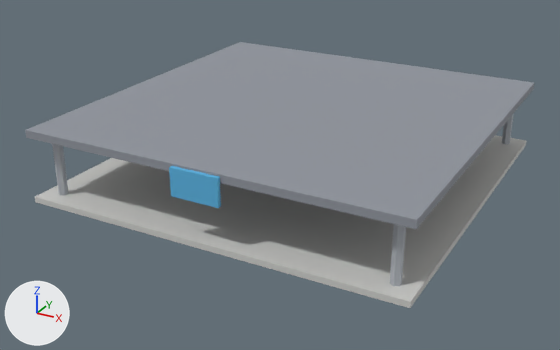
Renders of the glTF model client/public/models/bus_station.glb from each side of a commit.
Both versions are drawn from a 50 mm camera at (18.0, -35.2, 17.1) aimed at (-0.6, -1.3, 0.2). Lighting does not change. The marker at lower left points along +X, +Y and +Z. The older version comes first. Where no turn or scale is listed for an object, it has been applied to the vertices. Vertices at exactly the same position are counted once.
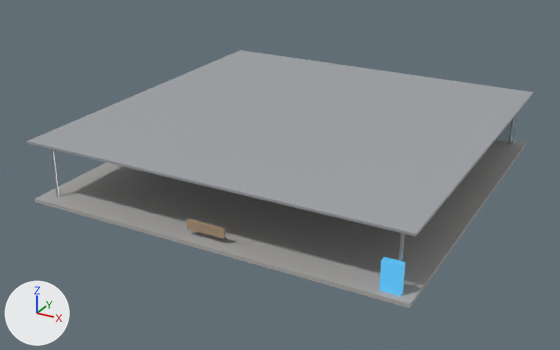
Location of each change, [x1, y1, x2, y2] in pixels of the pictures (560 x 350 px):
'Cube.001', recoloured, moved, rescaled: before [25, 42, 534, 229]; after [27, 50, 533, 236]
'Cube', recoloured, moved, rescaled: before [35, 135, 527, 308]; after [35, 140, 526, 308]
'Cube.002', recoloured, moved, rescaled: before [169, 166, 221, 208]; after [496, 113, 518, 143]
'Cube.004', added (blue): after [379, 257, 405, 296]
'Cylinder', surface changed, reshaped, moved: before [52, 144, 68, 195]; after [51, 118, 514, 261]
'Cylinder.002', deleted: before [390, 224, 406, 286]
'Cube.003', added (beige): after [187, 218, 226, 239]
'Cylinder.003', deleted: before [502, 113, 514, 144]

Edits to the bpy script that builds the scene:
```text
Change mat_platform:
    mat_platform.base_color: (0.62, 0.62, 0.6) -> (0.42, 0.41, 0.4)  # light grey #cececb -> grey #adacaa
Change mat_steel:
    mat_steel.metallic: 0.0 -> 0.8
Add mat_shelter_glass:
    mat_shelter_glass = principled_material('shelter_glass')
    mat_shelter_glass.base_color = (0.55, 0.7, 0.78)  # pale blue #c4dae5
    mat_shelter_glass.metallic = 0.1
    mat_shelter_glass.roughness = 0.05
Add mat_shelter_roof:
    mat_shelter_roof = principled_material('shelter_roof')
    mat_shelter_roof.base_color = (0.55, 0.57, 0.6)  # light grey #c4c7cb
    mat_shelter_roof.metallic = 0.6
    mat_shelter_roof.roughness = 0.3
Add mat_bus_sign:
    mat_bus_sign = principled_material('bus_sign')
    mat_bus_sign.base_color = (0.08, 0.4, 0.7)  # blue #50aada
    mat_bus_sign.roughness = 0.4
    mat_bus_sign.emission_color = (0.048, 0.24, 0.42)  # blue #3e86ad
    mat_bus_sign.emission_strength = 1.0
Add mat_bench:
    mat_bench = principled_material('bench')
    mat_bench.base_color = (0.4, 0.28, 0.18)  # beige #aa9076
    mat_bench.roughness = 0.7
Change me_cube_001:
    where me_cube_001.from_pydata(...)  # 8 vertices, 12 faces; spans x -0.5..0.5, y -0.5..0.5, z -0.5..0.5
    remove me_cube_001.materials.append(mat_roof)  # grey #90959e
    add me_cube_001.materials.append(mat_shelter_roof)  # light grey #c4c7cb
Change me_cube_002:
    where me_cube_002.from_pydata(...)  # 8 vertices, 12 faces; spans x -0.5..0.5, y -0.5..0.5, z -0.5..0.5
    remove me_cube_002.materials.append(mat_bus)  # blue #59b3e1
    add me_cube_002.materials.append(mat_shelter_glass)  # pale blue #c4dae5
Change me_cylinder:
    used by ob_cylinder; location = (-9.0, -9.0, 1.9)
    remove me_cylinder.from_pydata(...)  # 12 vertices, 20 faces; spans x -0.22..0.22, y -0.25..0.25, z -1.6..1.6
    add me_cylinder.from_pydata(...)  # 48 vertices, 80 faces; spans x -0.06..18.46, y -0.07..18.47, z -1.5..1.5
    me_cylinder part 1: the whole mesh is rebuilt
Add me_cube_004:
    me_cube_004.from_pydata(...)  # a box spanning x -0.45..0.45, y -0.15..0.15, z -0.7..0.7
    me_cube_004.materials.append(mat_bus_sign)  # blue #50aada, glowing blue #3e86ad
Add me_cube_003:
    me_cube_003.from_pydata(...)  # a box spanning x -1.0..1.0, y -0.06..0.06, z -0.25..0.25
    me_cube_003.materials.append(mat_bench)  # beige #aa9076
Change ob_cube:
    ob_cube.location: (0.0, 0.0, 0.15) -> (0.0, 0.0, 0.1)
    ob_cube.scale: (20.0, 20.0, 0.3) -> (20.0, 20.0, 0.2)
Change ob_cube_001:
    ob_cube_001.location: (0.0, 0.0, 3.7) -> (0.0, 0.0, 3.26)
    ob_cube_001.scale: (20.0, 20.0, 0.4) -> (20.0, 20.0, 0.12)
Change ob_cube_002:
    ob_cube_002.location: (0.0, -10.1, 3.1) -> (0.0, 9.5, 1.3)
    ob_cube_002.scale: (2.5, 0.2, 1.4) -> (18.8, 0.04, 2.2)
Change ob_cylinder:
    ob_cylinder.location: (-9.0, -9.0, 1.9) -> (-9.2, -9.2, 1.7)
Remove ob_cylinder_002:
    ob_cylinder_002 = bpy.data.objects.new('Cylinder.002', me_cylinder_002)
    ob_cylinder_002.location = (9.0, -9.0, 1.9)
Remove ob_cylinder_003:
    ob_cylinder_003 = bpy.data.objects.new('Cylinder.003', me_cylinder_003)
    ob_cylinder_003.location = (9.0, 9.0, 1.9)
Add ob_cube_004:
    ob_cube_004 = bpy.data.objects.new('Cube.004', me_cube_004)
    ob_cube_004.location = (9.0, -9.5, 0.9)
Add ob_cube_003:
    ob_cube_003 = bpy.data.objects.new('Cube.003', me_cube_003)
    ob_cube_003.location = (0.0, -9.4, 0.75)
```
